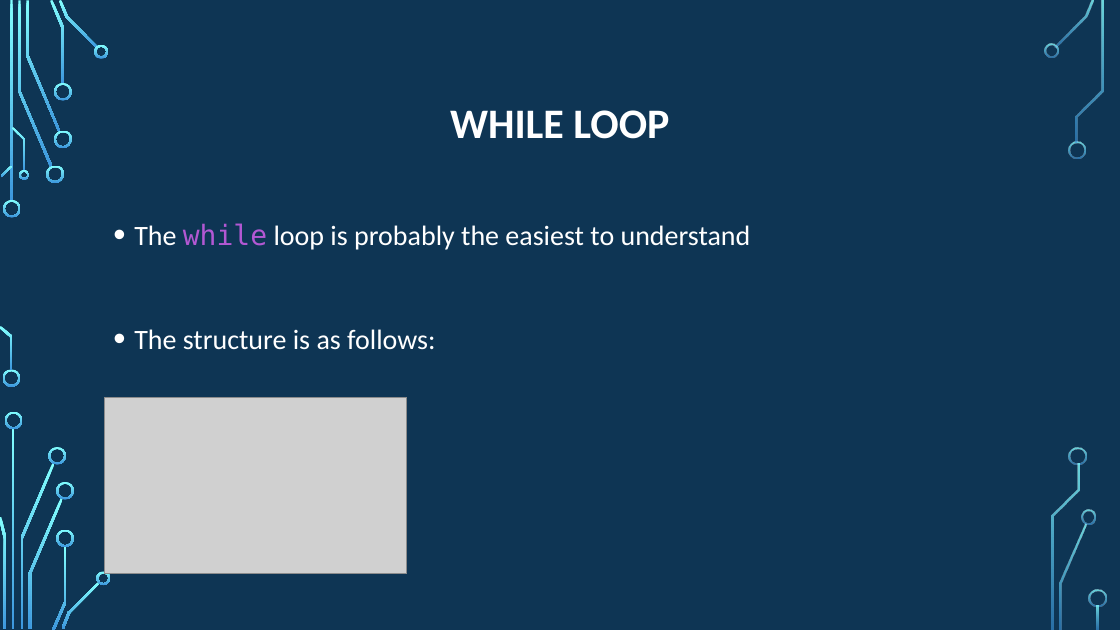
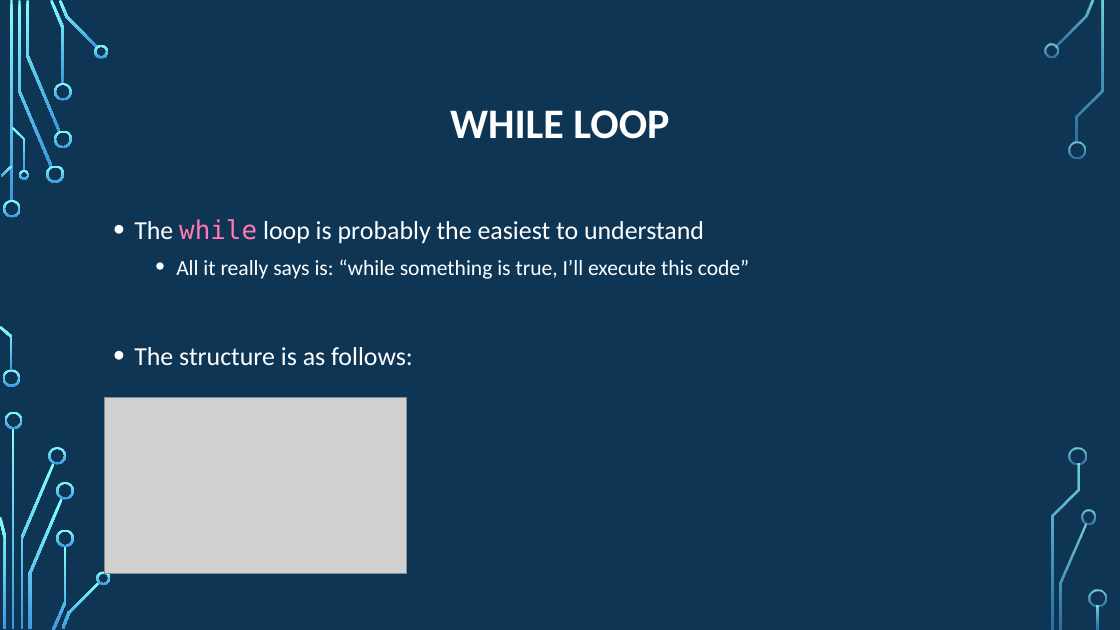
Before and after one commit to psypdt/ZIS_C-_Summer_Course_2019, a slide deck: slide 8 of Day_3/Day_3.pptx. Drawn at 1120x630 pixels with LibreOffice and Linux fonts; fonts in the diff are those of the drawing; grey boxes stand for pictures; background and template pictures are left out. Boxes give left, top, right and bottom in pixels: in the first picture for what was removed or moved away, otherwise in the second. Text is boxed around its words. In the diff, an @@ line names an element or a change of style, - is before the commit and + after.

```diff
--- a/Day_3/Day_3.pptx
+++ b/Day_3/Day_3.pptx
@@ text at (134, 219, 704, 365): size 24 to 22.2 pt in "The while loop is probably the easiest ...", "The structure is as follows:"; text colour #B258D3 to #FF79B2 in "while"; line spacing 1.2 to 1.1 @@
@@ text at (176, 259, 749, 279): paragraph added @@
+  • All it really says is: “while something is true, I’ll execute this code”
```
Also in this commit, not shown: 22 other slides changed, 4 slides added.
